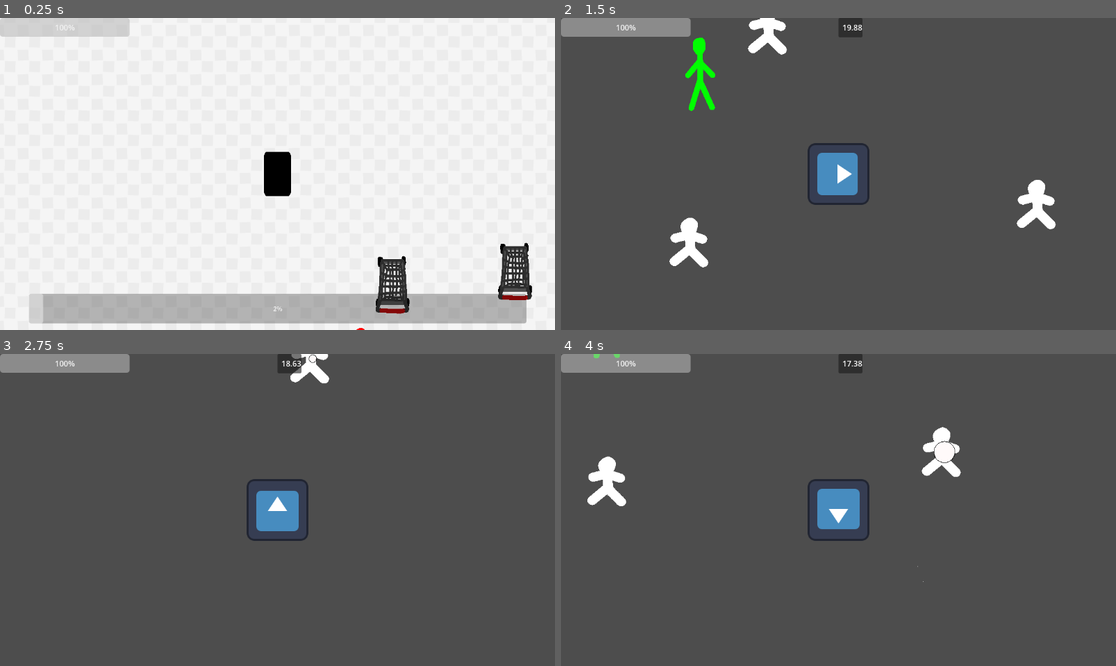
Above: before the commit, frames 1-4 (two rows, left to right).
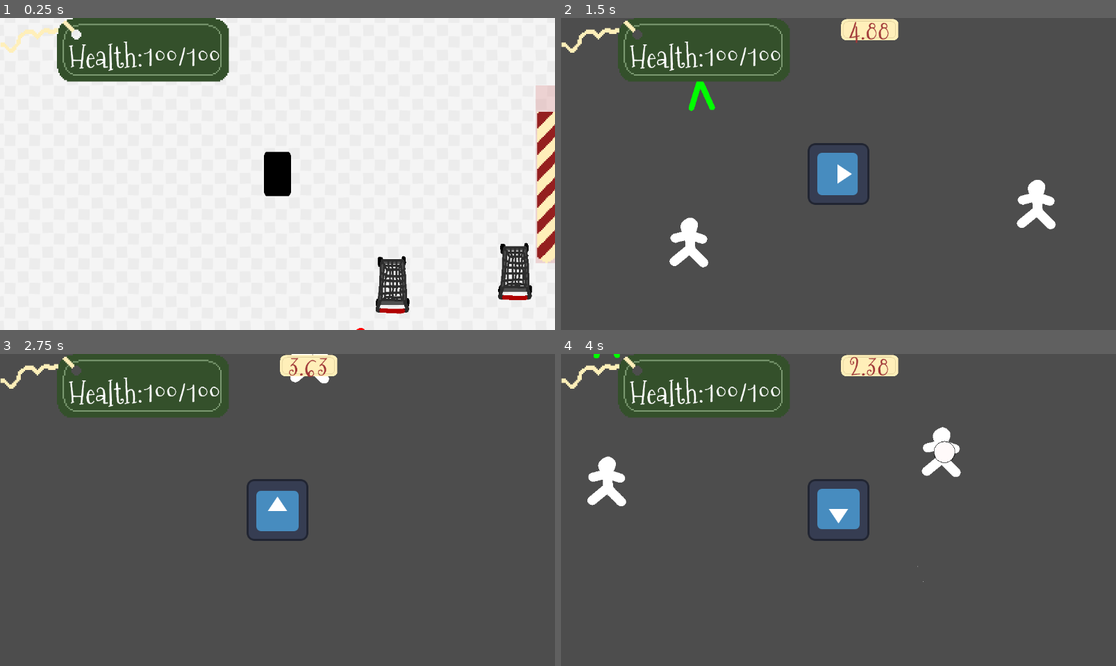
Above: after the commit, the same moments.

Repository: skeeeth/Krampus-Game
Game: Godot game, scene res://cart_test.tscn
Two runs of this game, one before a commit and one after it. Both use one fixed random seed, a clock stepped at 60 frames per second and the inputs below. This scene is started directly instead of the project's main scene. The engine's default icon, where the game draws it, is replaced by a stand-in: a white triangle on a blue panel in a dark square.
Inputs:
- Up to frame 1 (0.25 s): no input
- Up to frame 2 (1.5 s): hold Right (right) 0.53-1.28 s; hold X (attack) 0.53-1.28 s; hold Down (down) from 1.28 s (still down); tap 1 (dev1) at 1.35 s
- Up to frame 3 (2.75 s): release Down (down) at 2.03 s; hold Right (right) from 2.03 s (still down); hold Z (interact) from 2.03 s (still down)
- Up to frame 4 (4 s): release Right (right) at 2.78 s; release Z (interact) at 2.78 s; hold Up (up) 2.78-3.53 s; tap X (attack) at 2.85 s; hold Left (left) from 3.53 s (still down); hold 1 (dev1) from 3.53 s (still down)

The runs differ from the first frame. In frame 1, 17% of the frame differs, in the area x 0-100%, y 0-98%; in frame 2, 7.6%; in frame 3, 7.5%; in frame 4, 7.5%.

Commit message:
Styleize UI

Diff:
--- a/Combat/UI/CombatUI.tscn
+++ b/Combat/UI/CombatUI.tscn
@@ -1,8 +1,10 @@
-[gd_scene load_steps=8 format=3 uid="uid://b4w75pwooriub"]
+[gd_scene load_steps=12 format=3 uid="uid://b4w75pwooriub"]
 
 [ext_resource type="Script" path="res://Combat/UI/combat_ui.gd" id="1_22rx2"]
 [ext_resource type="Shader" path="res://Shaders/Squeeze.gdshader" id="2_ulonn"]
 [ext_resource type="PackedScene" uid="uid://cuiyko1ty38wq" path="res://Combat/UI/healthbar.tscn" id="3_jdtuh"]
+[ext_resource type="Texture2D" uid="uid://r511f1mvtahc" path="res://Combat/UI/labelplain.png" id="4_n5yce"]
+[ext_resource type="FontFile" uid="uid://j038vvgxthx1" path="res://Combat/UI/MountainsofChristmas-Regular.ttf" id="5_j4rp3"]
 
 [sub_resource type="Gradient" id="Gradient_0614g"]
 colors = PackedColorArray(0.3, 0.3, 0.3, 1, 1, 1, 1, 1)
@@ -19,9 +21,19 @@
 shader_parameter/intensity = 0.0
 shader_parameter/noise = SubResource("NoiseTexture2D_bs68w")
 
+[sub_resource type="FontVariation" id="FontVariation_t4jk5"]
+base_font = ExtResource("5_j4rp3")
+
+[sub_resource type="LabelSettings" id="LabelSettings_84np6"]
+resource_local_to_scene = true
+font = SubResource("FontVariation_t4jk5")
+font_size = 60
+font_color = Color(0.63, 0.2205, 0.2205, 1)
+
 [node name="Camera2D" type="Camera2D"]
 z_index = 1024
 script = ExtResource("1_22rx2")
+metadata/_edit_horizontal_guides_ = [-126.0]
 
 [node name="Lens" type="ColorRect" parent="."]
 material = SubResource("ShaderMaterial_viv7k")
@@ -43,10 +55,14 @@
 offset_right = 430.0
 offset_bottom = 158.0
 
-[node name="Timer_Container" type="PanelContainer" parent="."]
-z_index = 1
-offset_right = 40.0
-offset_bottom = 40.0
+[node name="Timer_Container" type="Sprite2D" parent="."]
+texture = ExtResource("4_n5yce")
+offset = Vector2(64, 24)
 
 [node name="Timer" type="Label" parent="Timer_Container"]
-layout_mode = 2
+offset_left = -6.0
+offset_top = -16.0
+offset_right = 79.0
+offset_bottom = 74.0
+text = "1:00"
+label_settings = SubResource("LabelSettings_84np6")
--- a/Combat/UI/combat_ui.gd
+++ b/Combat/UI/combat_ui.gd
@@ -2,7 +2,7 @@
 
 #@onready var progress_bar: ProgressBar = $ProgressBar
 @onready var timer: Label = $Timer_Container/Timer
-var time:float = 20.0
+var time:float = 5.0
 @export var transition_time:float = 2.0
 @onready var lens: ColorRect = 	$Lens
 var fading:bool = false
--- /dev/null
+++ b/Combat/UI/gift_label.tres
@@ -0,0 +1,11 @@
+[gd_resource type="LabelSettings" load_steps=3 format=3 uid="uid://cgf32jqj0evf0"]
+
+[ext_resource type="FontFile" uid="uid://j038vvgxthx1" path="res://Combat/UI/MountainsofChristmas-Regular.ttf" id="1_w0o8a"]
+
+[sub_resource type="FontVariation" id="FontVariation_t4jk5"]
+base_font = ExtResource("1_w0o8a")
+
+[resource]
+resource_local_to_scene = true
+font = SubResource("FontVariation_t4jk5")
+font_size = 64
--- a/Combat/UI/healthbar.gd
+++ b/Combat/UI/healthbar.gd
@@ -1,18 +1,21 @@
-extends ProgressBar
+extends Control
 
-
+var max_value:float
+var value:float
+@onready var label =$label
 # Called when the node enters the scene tree for the first time.
 func _ready() -> void:
+	label.text = "Health:%3.0f/%3.0f" %  [PlayerVariables.current_health,PlayerVariables.max_hp]
 	scale.x = 1.0/get_parent().zoom.x
 	scale.y = 1.0/get_parent().zoom.y
 	position.x = -(get_viewport_rect().size.x/2.0)/get_parent().zoom.x
 	position.y = -(get_viewport_rect().size.y/2.0)/get_parent().zoom.y
 
-	max_value = PlayerVariables.current_health
+	#max_value = PlayerVariables.max_hp
+	PlayerVariables.health_changed.connect(_on_health_changed)
 	pass # Replace with function body.
 
 
-# Called every frame. 'delta' is the elapsed time since the previous frame.
-func _process(delta: float) -> void:
-	value = PlayerVariables.current_health
+func _on_health_changed(new):
+	label.text = "Health:%3.0f/%3.0f" %  [PlayerVariables.current_health,PlayerVariables.max_hp]
 	pass
--- a/Combat/UI/healthbar.tscn
+++ b/Combat/UI/healthbar.tscn
@@ -1,10 +1,28 @@
-[gd_scene load_steps=2 format=3 uid="uid://cuiyko1ty38wq"]
+[gd_scene load_steps=4 format=3 uid="uid://cuiyko1ty38wq"]
 
 [ext_resource type="Script" path="res://Combat/UI/healthbar.gd" id="1_c2hhv"]
+[ext_resource type="LabelSettings" uid="uid://cgf32jqj0evf0" path="res://Combat/UI/gift_label.tres" id="2_17opb"]
+[ext_resource type="Texture2D" uid="uid://cxxc350ssswa1" path="res://Combat/UI/label1.png" id="3_qcisc"]
 
-[node name="ProgressBar" type="ProgressBar"]
+[node name="Healthbar" type="Control"]
+layout_mode = 3
+anchors_preset = 0
+offset_right = 40.0
+offset_bottom = 40.0
+script = ExtResource("1_c2hhv")
+
+[node name="label" type="Label" parent="."]
 z_index = 1
-offset_right = 269.0
-offset_bottom = 39.0
+offset_left = 142.0
+offset_top = 36.0
+offset_right = 457.0
+offset_bottom = 126.0
 size_flags_horizontal = 0
-script = ExtResource("1_c2hhv")
+text = "Health:100/100"
+label_settings = ExtResource("2_17opb")
+
+[node name="Label1" type="Sprite2D" parent="label"]
+z_index = -1
+position = Vector2(99, 30)
+scale = Vector2(3, 3)
+texture = ExtResource("3_qcisc")
--- a/Player/player_variables.gd
+++ b/Player/player_variables.gd
@@ -1,8 +1,16 @@
 extends Node
+
+signal health_changed(new)
 
 var sack_npc_type_counts = {}
 var previous_position:Vector2
-var current_health:float = 100
-var max_hp:float = 100
+var current_health:float = 100:
+	set(v):
+		current_health = v
+		health_changed.emit(v)
+var max_hp:float = 100:
+	set(v):
+		max_hp = v
+		health_changed.emit(current_health)
 var sack_heal:float = 20
-var cheer_rate:float = 10.0
+var cheer_rate:float = 1.0
--- a/SpiritBar.gd
+++ b/SpiritBar.gd
@@ -1,14 +1,17 @@
-extends ProgressBar
+extends TextureProgressBar
 
+@export var margin:float
 # Called when the node enters the scene tree for the first time.
 func _ready() -> void:
+	position.x = get_viewport_rect().size.x/2.0/get_parent().zoom.x
+	position.x -= margin
 	pass # Replace with function body.
 
 
 # Called every frame. 'delta' is the elapsed time since the previous frame.
 func _process(delta: float) -> void:
-	value += delta * PlayerVariables.cheer_rate
-	if value >= 100.0:
+	value -= delta * PlayerVariables.cheer_rate * 60.0
+	if value <= 0.0:
 		#could do some kind of transition
 		get_tree().change_scene_to_file("res://sack_world.tscn")
 	pass
--- a/cart_test.tscn
+++ b/cart_test.tscn
@@ -1,15 +1,22 @@
-[gd_scene load_steps=12 format=3 uid="uid://cjkdw2t1rp0q5"]
+[gd_scene load_steps=15 format=3 uid="uid://cjkdw2t1rp0q5"]
 
 [ext_resource type="PackedScene" uid="uid://cdv7yypqfldh4" path="res://Carts/shopping_cart.tscn" id="1_qvt7r"]
 [ext_resource type="PackedScene" uid="uid://prm2p3mxsryu" path="res://Player/krampus.tscn" id="2_regcu"]
 [ext_resource type="PackedScene" uid="uid://b73boev43352m" path="res://npc/kid.tscn" id="3_fb7kf"]
 [ext_resource type="PackedScene" uid="uid://cuiyko1ty38wq" path="res://Combat/UI/healthbar.tscn" id="3_h6s5m"]
+[ext_resource type="Texture2D" uid="uid://dwquums5t7q8i" path="res://Combat/UI/candycane.png" id="4_5swmm"]
 [ext_resource type="PackedScene" uid="uid://wg71xd4yobi7" path="res://npc/guard.tscn" id="4_oi8dt"]
 [ext_resource type="Script" path="res://SpiritBar.gd" id="4_owime"]
 [ext_resource type="PackedScene" uid="uid://qgltf060t87h" path="res://Environment/shelf.tscn" id="5_pccs1"]
 [ext_resource type="Texture2D" uid="uid://st7m3f6mvyde" path="res://white_square.png" id="6_7ar8m"]
 [ext_resource type="Texture2D" uid="uid://cofnknj7tvoa3" path="res://Environment/white_checkered_tile.png" id="7_v53y3"]
 
+[sub_resource type="Gradient" id="Gradient_7kxnj"]
+colors = PackedColorArray(0.86, 0.5676, 0.5676, 0.352941, 0.858824, 0.568627, 0.568627, 0.352941)
+
+[sub_resource type="GradientTexture1D" id="GradientTexture1D_8r6th"]
+gradient = SubResource("Gradient_7kxnj")
+
 [sub_resource type="RectangleShape2D" id="RectangleShape2D_fikin"]
 resource_local_to_scene = true
 size = Vector2(998, 198)
@@ -30,16 +37,25 @@
 
 [node name="ProgressBar" parent="Krampus/Camera2D" instance=ExtResource("3_h6s5m")]
 
-[node name="CheerBar" type="ProgressBar" parent="Krampus/Camera2D"]
-anchors_preset = 5
-anchor_left = 0.5
-anchor_right = 0.5
-offset_left = -645.0
-offset_top = 311.0
-offset_right = 646.0
-offset_bottom = 388.0
-grow_horizontal = 2
+[node name="CheerBar" type="TextureProgressBar" parent="Krampus/Camera2D"]
+anchors_preset = 6
+anchor_left = 1.0
+anchor_top = 0.5
+anchor_right = 1.0
+anchor_bottom = 0.5
+offset_left = 615.685
+offset_top = -230.5
+offset_right = 671.685
+offset_bottom = 230.5
+grow_horizontal = 0
+grow_vertical = 2
+value = 100.0
+fill_mode = 3
+nine_patch_stretch = true
+texture_under = SubResource("GradientTexture1D_8r6th")
+texture_progress = ExtResource("4_5swmm")
 script = ExtResource("4_owime")
+margin = 50.0
 
 [node name="ShoppingCart2" parent="." instance=ExtResource("1_qvt7r")]
 position = Vector2(618, 266)
Binary file added: Combat/UI/MountainsofChristmas-Regular.ttf
Not shown, added: Combat/UI/MountainsofChristmas-Regular.ttf.import
Binary file added: Combat/UI/candycane.png
Not shown, added: Combat/UI/candycane.png.import
Binary file added: Combat/UI/label1.png
Not shown, added: Combat/UI/label1.png.import
Binary file added: Combat/UI/labelplain.png
Not shown, added: Combat/UI/labelplain.png.import
